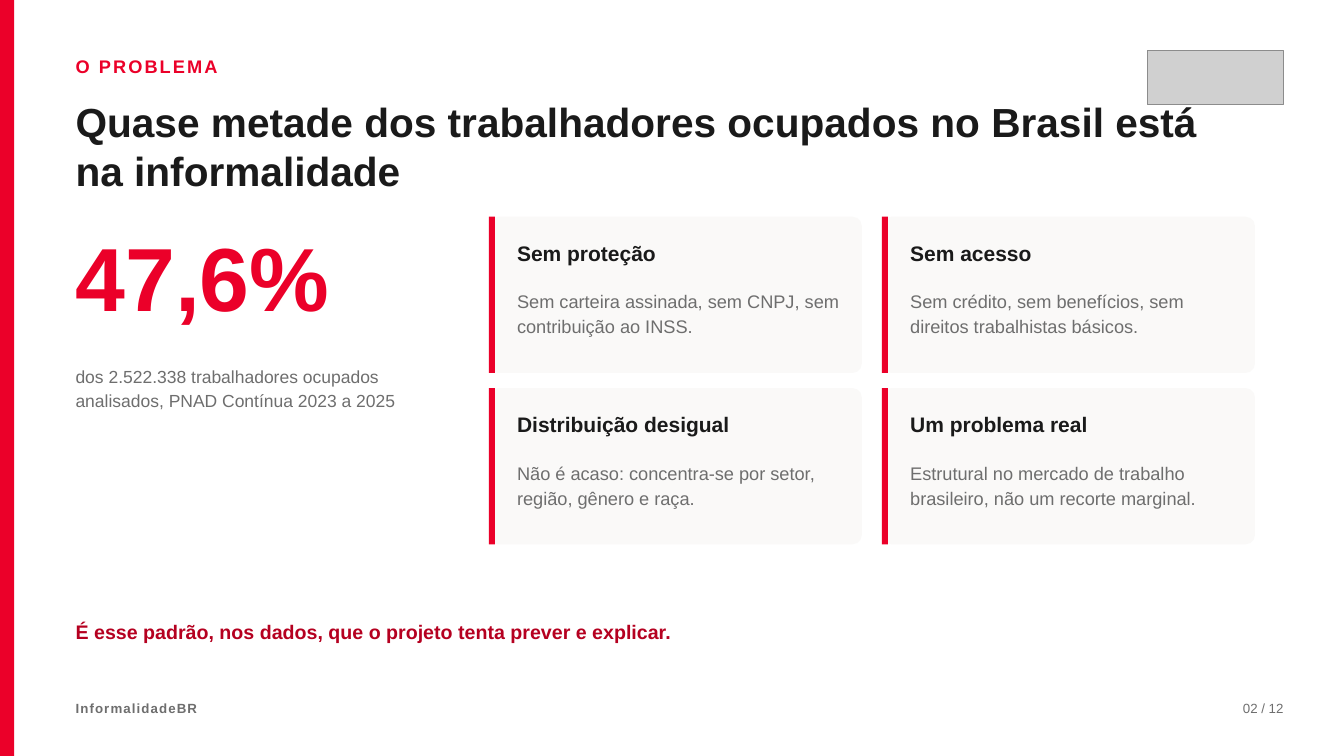
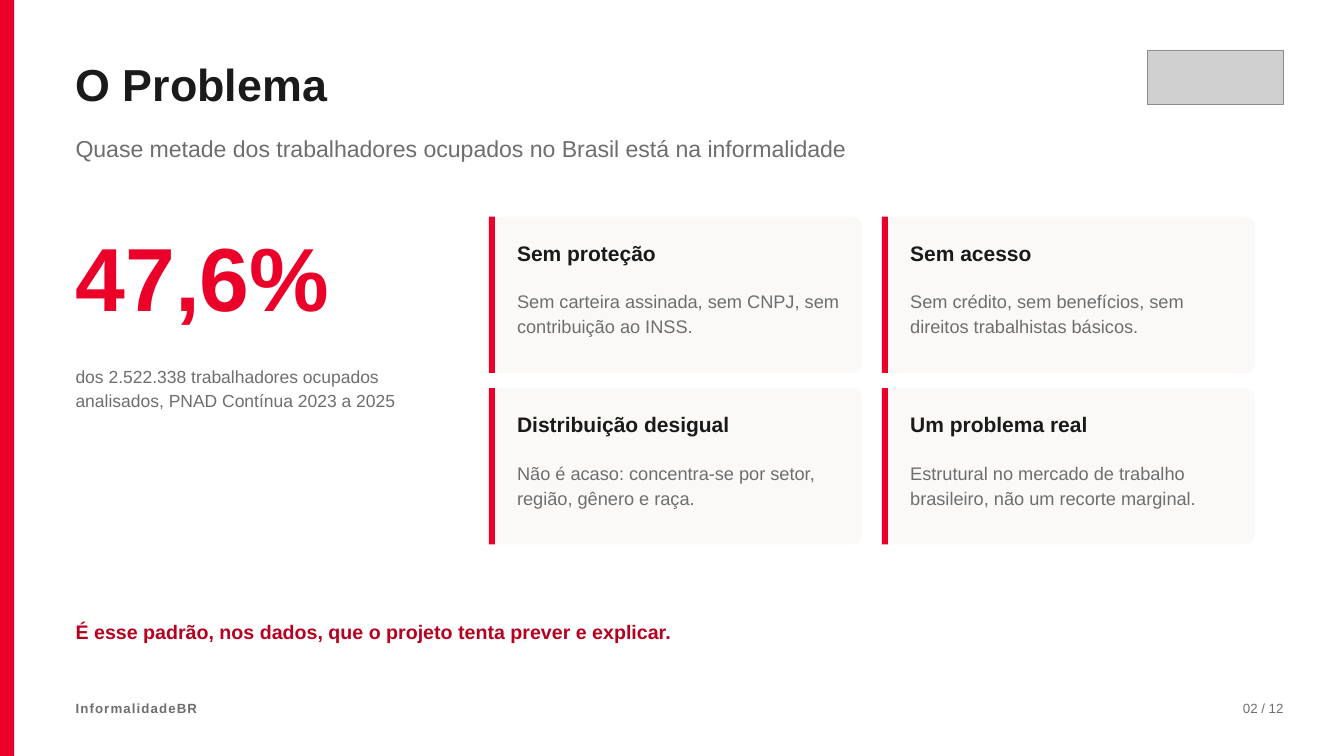
Before and after one commit to gui-ramon/pipeline-hands-on-engenharia-de-dados, a slide deck: slide 2 of apresentacao/InformalidadeBR - Apresentacao.pptx. Drawn at 1344x756 pixels with LibreOffice and Linux fonts; fonts in the diff are those of the drawing; grey boxes stand for pictures. Boxes give left, top, right and bottom in pixels: in the first picture for what was removed or moved away, otherwise in the second. Text is boxed around its words. In the diff, an @@ line names an element or a change of style, - is before the commit and + after.

```diff
--- a/apresentacao/InformalidadeBR - Apresentacao.pptx
+++ b/apresentacao/InformalidadeBR - Apresentacao.pptx
@@ text at [76, 68, 327, 102]: text changed; size 13 to 32 pt; text colour #EB0029 to #1A1A1A @@
-O PROBLEMA
+O Problema
@@ text "Quase metade dos trabalhadores ocupados ...": place and size @@
-text "Quase metade dos trabalhadores ocupados ..." at [76, 107, 1196, 187]
+text "Quase metade dos trabalhadores ocupados ..." at [76, 140, 846, 162]
@@ text "Quase metade dos trabalhadores ocupados ..." at [76, 140, 846, 162]: size 29 to 16.5 pt, text colour #1A1A1A to #6E6E6E, bold off; line spacing 1.02 to 1.2 @@
```
Also in this commit, not shown: 10 other slides changed, 1 slide added, 7 other files.
